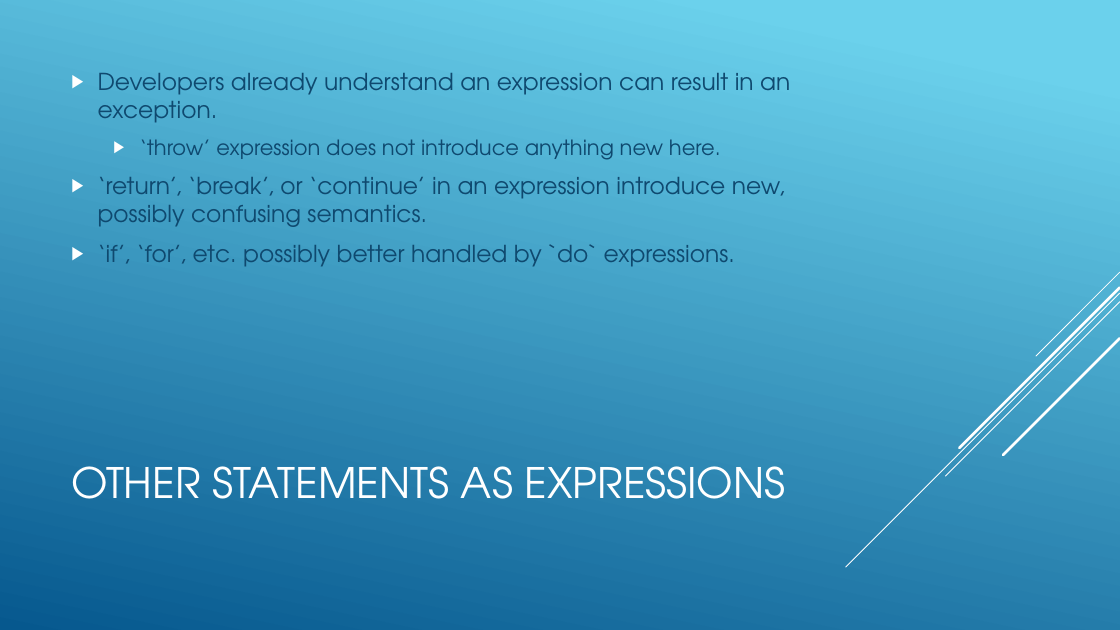
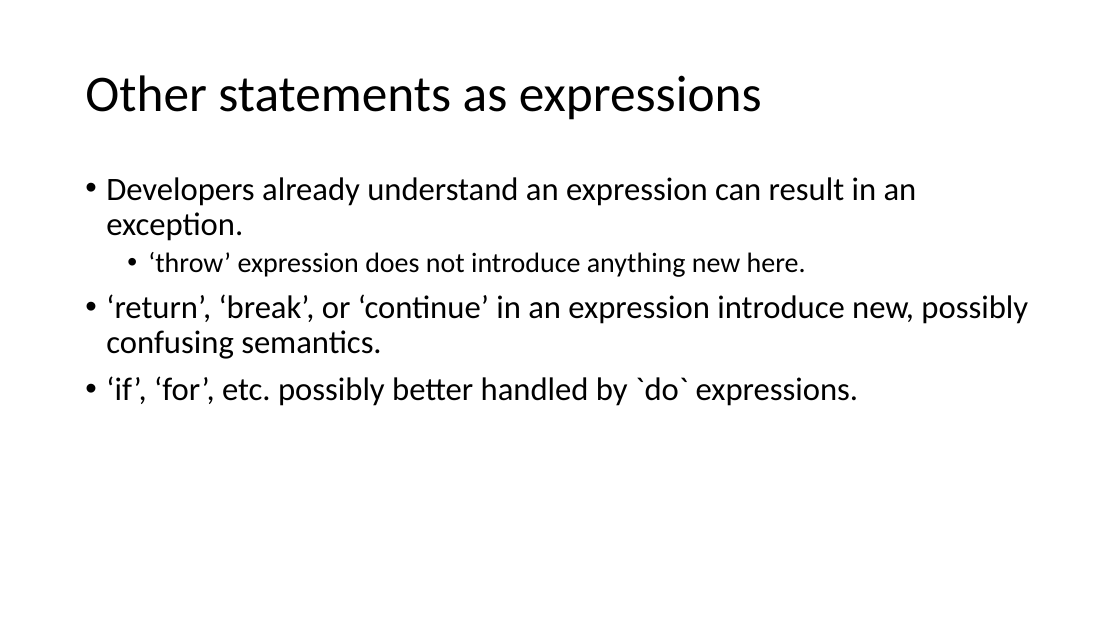
Before and after one commit to tc39/proposal-throw-expressions, a slide deck: slide 7 of docs/ThrowExpressions-tc39.pptx (slide 5 before the commit). Drawn at 1120x630 pixels with LibreOffice and Linux fonts; fonts in the diff are those of the drawing. Boxes give left, top, right and bottom in pixels: in the first picture for what was removed or moved away, otherwise in the second. Text is boxed around its words. In the diff, an @@ line names an element or a change of style, - is before the commit and + after.

```diff
--- a/docs/ThrowExpressions-tc39.pptx
+++ b/docs/ThrowExpressions-tc39.pptx
@@ background gradient #6ED2EB to #06588E to #FFFFFF @@
@@ title at [85,75,762,120]: text changed; size 36 to 44 pt; font TeX Gyre Adventor to Calibri; text colour #FFFFFF to #000000 @@
-OTHER STATEMENTS AS EXPRESSIONS
+Other statements as expressions
@@ text "Developers already understand an expression ...": place and size @@
-text "Developers already understand an expression ..." at [98,73,790,267]
+text "Developers already understand an expression ..." at [106,177,1028,406]
@@ text "Developers already understand an expression ..." at [106,177,1028,406]: size 20 to 28 pt in "Developers already understand an expression can result ...", "‘return’, ‘break’, or ‘continue’ in an expression ...", "‘if’, ‘for’, etc. possibly better handled by ..."; font TeX Gyre Adventor to Calibri, text colour #0F496F to #000000; size 18 to 24 pt in "‘throw’ expression does not introduce anything new ..."; bullet ▶ to •; line spacing 1 to 0.9; less space between paragraphs @@
@@ group removed at [846,272,1120,567]: 5 lines @@
```
Also in this commit, not shown: 5 other slides changed, 1 slide added, 3 other files.
